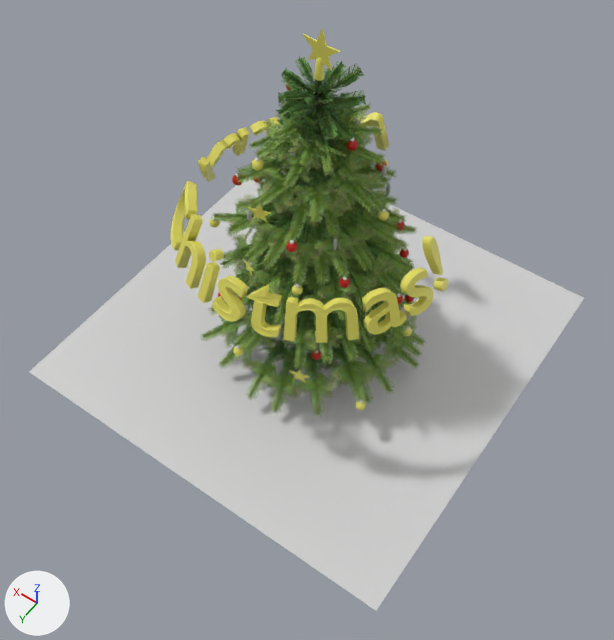
The COLLADA model data/Christmas.dae: old version first, new version second.
Both versions are drawn from a camera (50 mm lens) standing at (-1.71, 2.49, 4.0) and looking at (-0.21, 0.38, 0.68). Lighting does not change. The marker at lower left points along +X, +Y and +Z. Where no turn or scale is listed for an object, it has been applied to the vertices.

In view in the first picture: 'Text', 'floor', 'leaves'.
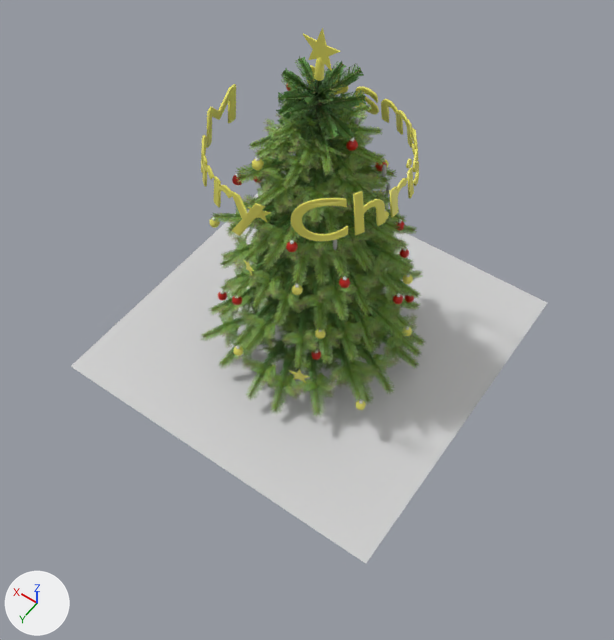
What differs and where, as boxes (x1, y1, x2, y2) in the pictures (614 x 640 px):
'floor', rescaled (14% narrower, 16% shorter): before (29, 155, 584, 610); after (71, 183, 547, 563)
'Text', deleted (yellow): before (171, 112, 448, 343)
'Text_001', added (yellow): after (201, 65, 419, 241)

Patch to the scene script:
```diff
--- a/data/Christmas.dae.py
+++ b/data/Christmas.dae.py
@@ me_mesh_001 @@
+me_mesh_001.from_pydata(...)  # 4892 vertices, 9724 faces; spans x 0.058..1.057, y -0.559..0.466, z 0.342..0.629
+me_mesh_001.materials.append(mat_christmas_text)  # yellow #e9e365
@@ ob_floor @@
 ob_floor.location = (0.0, 0.0, 0.0)
-ob_floor.scale = (0.202, 0.202, 0.202)
+ob_floor.scale = (0.173, 0.173, 0.173)
@@ ob_text @@
-ob_text = bpy.data.objects.new('Text', me_mesh)
-ob_text.location = (0.0, 0.0, 0.789)
@@ ob_text_001 @@
+ob_text_001 = bpy.data.objects.new('Text_001', me_mesh_001)
+ob_text_001.location = (-0.54, 0.089, 0.935)
```
